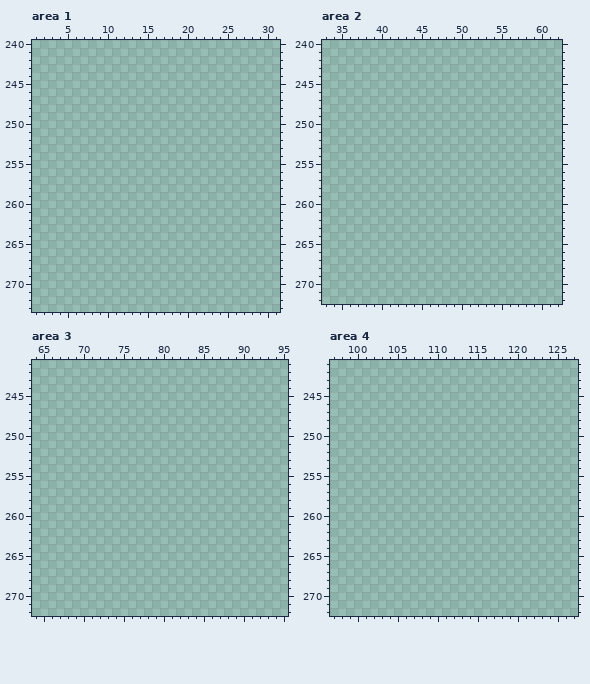
Edited in one commit: pixel-art file (aseprite/animated_objects.aseprite). The picture above is the old version.
521x333 pixels, 1 frame. Shown: area 1: x 1..31, y 240..273; area 2: x 33..62, y 240..272; area 3: x 64..95, y 241..272; area 4: x 97..127, y 241..272.
And afterwards:
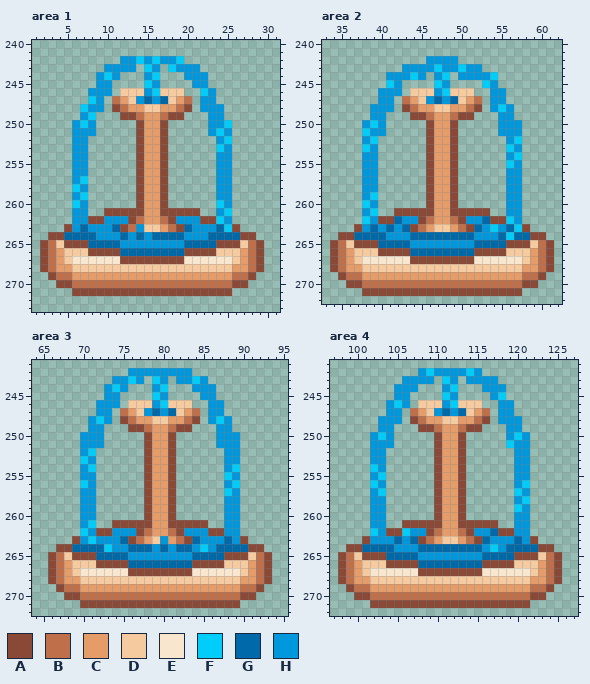
Palette (. is transparent): A #8a4836  B #bf6f4a  C #e69c69  D #f6ca9f  E #f9e6cf  F #00cdf9  G #0069aa  H #0098dc
Changes in this commit:
--- area 1
@@ x 1..31 @@
 241 ...............................
-242 ...............................
-243 ...............................
-244 ...............................
-245 ...............................
-246 ...............................
-247 ...............................
-248 ...............................
-249 ...............................
-250 ...............................
-251 ...............................
-252 ...............................
-253 ...............................
-254 ...............................
-255 ...............................
-256 ...............................
-257 ...............................
-258 ...............................
-259 ...............................
-260 ...............................
-261 ...............................
-262 ...............................
-263 ...............................
-264 ...............................
-265 ...............................
-266 ...............................
-267 ...............................
-268 ...............................
-269 ...............................
-270 ...............................
-271 ...............................
+242 ...........HHFHFHHF............
+243 .........HHHH.FH.FHHH..........
+244 ........HFH...HF...HHH.........
+245 ........HH....FH....HH.........
+246 .......HHH.DDDHFDDD..FH........
+247 .......FH.BCDHGHGDCB.HH........
+248 ......FHH.ABCCDDCCBA.HHH.......
+249 ......HF...AABCCBAA...HH.......
+250 .....HFH.....ACCA.....HHF......
+251 .....HHH.....ACCA.....HFH......
+252 .....HH......ACCA......HF......
+253 .....HH......ACCA......FH......
+254 .....HH......ACCA......HH......
+255 .....HH......ACCA......HH......
+256 .....HH......ACCA......HH......
+257 .....HF......ACCA......HH......
+258 .....FH......ACCA......HH......
+259 .....HF......ACCA......HH......
+260 .....FH......ACCA......FH......
+261 .....HH..AAAAACCAAAAA..HF......
+262 .....HHAAHHHABCCBAHHHAAFH......
+263 ....AHGHHHGABHDDCBAGHHHGFA.....
+264 ..AAGGGGHHHGHGHGGGGHHHGGGGAA...
+265 .ABDAAAGGGGHHHHHHHHGGGGAAADBA..
+266 .ABCDDDAAAAGGGGGGGGAAAADDDCBA..
+267 .ABCDEEEEEEAAAAAAAAEEEEEEDCBA..
+268 .ABCCDDDDDDDDDDDDDDDDDDDDCCBA..
+269 ..ABBCCCCCCCCCCCCCCCCCCCCBBA...
+270 ...AABBBBBBBBBBBBBBBBBBBBAA....
+271 .....AAAAAAAAAAAAAAAAAAAA......
 272 ...............................
--- area 2
@@ x 33..62 @@
 241 ..............................
-242 ..............................
-243 ..............................
-244 ..............................
-245 ..............................
-246 ..............................
-247 ..............................
-248 ..............................
-249 ..............................
-250 ..............................
-251 ..............................
-252 ..............................
-253 ..............................
-254 ..............................
-255 ..............................
-256 ..............................
-257 ..............................
-258 ..............................
-259 ..............................
-260 ..............................
-261 ..............................
-262 ..............................
-263 ..............................
-264 ..............................
-265 ..............................
-266 ..............................
-267 ..............................
-268 ..............................
-269 ..............................
-270 ..............................
-271 ..............................
+242 .............HHHH.............
+243 ..........HHHHFHHFHH..........
+244 ........HHHFH.HF.HHHHF........
+245 ........FH....FH....FH........
+246 .......HHH.DDDHFDDD..HH.......
+247 .......HH.BCDHGHGDCB.HH.......
+248 ......HHH.ABCCDDCCBA.HFH......
+249 ......HH...AABCCBAA...HH......
+250 .....HFH.....ACCA.....HHH.....
+251 .....FHH.....ACCA.....HHH.....
+252 .....HF......ACCA......HF.....
+253 .....FH......ACCA......FH.....
+254 .....HH......ACCA......HF.....
+255 .....HH......ACCA......FH.....
+256 .....HH......ACCA......HH.....
+257 .....HH......ACCA......HH.....
+258 .....HH......ACCA......HH.....
+259 .....HF......ACCA......HH.....
+260 .....FH......ACCA......HH.....
+261 .....HF..AAAAACCAAAAA..HH.....
+262 .....FHAAGHHABCCBAHHGAAFH.....
+263 ....AHGHGHGABCDDCBAGHFHGFA....
+264 ..AAGGGGHHHGGGGGGGGHHHGFGGAA..
+265 .ABDAAAGGGGHHHHHHHHGGGGAAADBA.
+266 .ABCDDDAAAAGGGGGGGGAAAADDDCBA.
+267 .ABCDEEEEEEAAAAAAAAEEEEEEDCBA.
+268 .ABCCDDDDDDDDDDDDDDDDDDDDCCBA.
+269 ..ABBCCCCCCCCCCCCCCCCCCCCBBA..
+270 ...AABBBBBBBBBBBBBBBBBBBBAA...
+271 .....AAAAAAAAAAAAAAAAAAAA.....
 272 ..............................
--- area 3
@@ x 64..95 @@
 241 ................................
-242 ................................
-243 ................................
-244 ................................
-245 ................................
-246 ................................
-247 ................................
-248 ................................
-249 ................................
-250 ................................
-251 ................................
-252 ................................
-253 ................................
-254 ................................
-255 ................................
-256 ................................
-257 ................................
-258 ................................
-259 ................................
-260 ................................
-261 ................................
-262 ................................
-263 ................................
-264 ................................
-265 ................................
-266 ................................
-267 ................................
-268 ................................
-269 ................................
-270 ................................
-271 ................................
+242 ............HHHHHHHH............
+243 ..........HHFH.FH.HHFH..........
+244 .........HFH...HF...HHH.........
+245 .........HH....FH....HH.........
+246 ........HHH.DDDHFDDD..HH........
+247 ........HH.BCDHGHGDCB.HH........
+248 .......HFH.ABCCDDCCBA.HFH.......
+249 .......HH...AABCCBAA...HH.......
+250 ......HHH.....ACCA.....HHH......
+251 ......HHH.....ACCA.....HHH......
+252 ......HF......ACCA......HH......
+253 ......FH......ACCA......HH......
+254 ......HF......ACCA......HF......
+255 ......HH......ACCA......FH......
+256 ......FH......ACCA......HF......
+257 ......HH......ACCA......FH......
+258 ......HH......ACCA......HH......
+259 ......HH......ACCA......HH......
+260 ......HH......ACCA......HH......
+261 ......HF..AAAAACCAAAAA..HH......
+262 ......FHAAHHHABCCBAHHHAAHH......
+263 .....AHFHHHGABCDHCBAGHHHGHA.....
+264 ...AAGGGGFHHGGGHGHGGHFHGGGGAA...
+265 ..ABDAAAGGGGHHHHHHHHGGGGAAADBA..
+266 ..ABCDDDAAAAGGGGGGGGAAAADDDCBA..
+267 ..ABCDEEEEEEAAAAAAAAEEEEEEDCBA..
+268 ..ABCCDDDDDDDDDDDDDDDDDDDDCCBA..
+269 ...ABBCCCCCCCCCCCCCCCCCCCCBBA...
+270 ....AABBBBBBBBBBBBBBBBBBBBAA....
+271 ......AAAAAAAAAAAAAAAAAAAA......
 272 ................................
--- area 4
@@ x 97..127 @@
 241 ...............................
-242 ...............................
-243 ...............................
-244 ...............................
-245 ...............................
-246 ...............................
-247 ...............................
-248 ...............................
-249 ...............................
-250 ...............................
-251 ...............................
-252 ...............................
-253 ...............................
-254 ...............................
-255 ...............................
-256 ...............................
-257 ...............................
-258 ...............................
-259 ...............................
-260 ...............................
-261 ...............................
-262 ...............................
-263 ...............................
-264 ...............................
-265 ...............................
-266 ...............................
-267 ...............................
-268 ...............................
-269 ...............................
-270 ...............................
-271 ...............................
+242 ...........HFHHHHFH............
+243 .........HHHH.FH.HHHH..........
+244 ........HHH...HF...HHH.........
+245 ........HH....FH....HF.........
+246 .......HFH.DDDHFDDD..HH........
+247 .......HH.BCDHGHGDCB.HH........
+248 ......HHH.ABCCDDCCBA.HHH.......
+249 ......HH...AABCCBAA...HH.......
+250 .....HFH.....ACCA.....HFH......
+251 .....HHH.....ACCA.....FHH......
+252 .....HH......ACCA......HH......
+253 .....HH......ACCA......HH......
+254 .....FH......ACCA......HH......
+255 .....HF......ACCA......HH......
+256 .....FH......ACCA......HF......
+257 .....HF......ACCA......FH......
+258 .....HH......ACCA......HF......
+259 .....HH......ACCA......FH......
+260 .....HH......ACCA......HH......
+261 .....HH..AAAAACCAAAAA..HH......
+262 .....FHAAFHHABCCBAHHGAAHH......
+263 ....AHHHGHGABCDDCBAGHHHGHA.....
+264 ..AAGGGGHHHGGGGGGGGHFHGGGGAA...
+265 .ABDAAAGGGGHHHHHHHHGGGGAAADBA..
+266 .ABCDDDAAAAGGGGGGGGAAAADDDCBA..
+267 .ABCDEEEEEEAAAAAAAAEEEEEEDCBA..
+268 .ABCCDDDDDDDDDDDDDDDDDDDDCCBA..
+269 ..ABBCCCCCCCCCCCCCCCCCCCCBBA...
+270 ...AABBBBBBBBBBBBBBBBBBBBAA....
+271 .....AAAAAAAAAAAAAAAAAAAA......
 272 ...............................
Changed places in both pictures, as pixel boxes (x1, y1, x2, y2):
added: (40, 56, 264, 296)
added: (330, 56, 554, 296)
added: (48, 368, 272, 608)
added: (338, 368, 562, 608)
